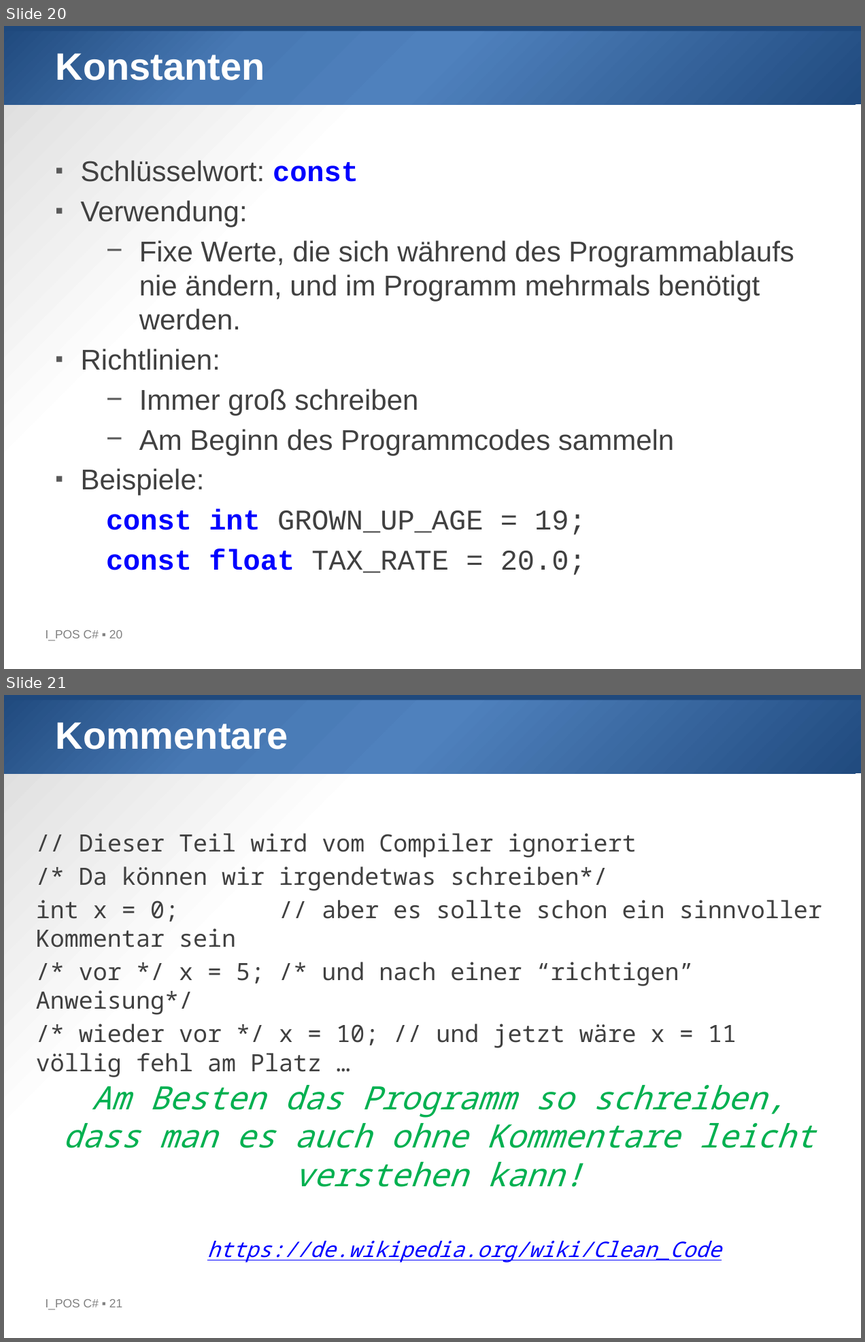
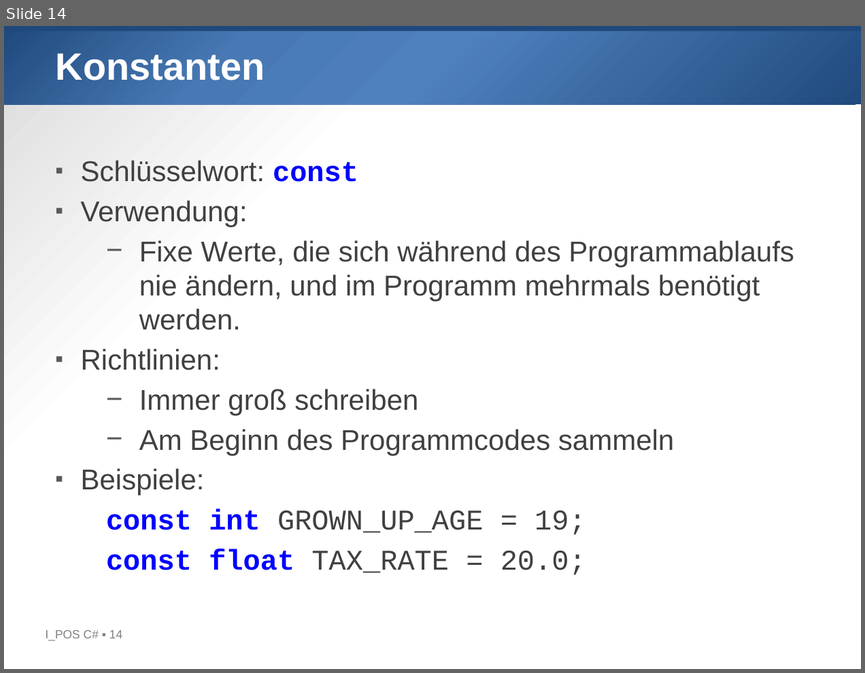
Before and after one commit to htl-leo-prog-1/examples-ha, a slide deck: 02_Variablen/02_Variablen.pptx. Shown one above the other, each under a label of ours: slides 20 and 21 before the commit, slide 14 after it. The pictures are 865x1342 and 865x673 pixels, drawn with LibreOffice and Linux fonts; fonts in the diff are those of the drawing; background and template pictures are left out. Boxes give left, top, right and bottom in pixels: in the first picture for what was removed or moved away, otherwise in the second. Text is boxed around its words. In the diff, an @@ line names an element or a change of style, - is before the commit and + after.

```diff
--- a/02_Variablen/02_Variablen.pptx
+++ b/02_Variablen/02_Variablen.pptx
@@ slide 21 removed at (4, 695, 861, 1338), background gradient #FFFFFF to #D9D9D9; not listed: 3 template elements that a slide beside it also shows @@
@@ title removed at (56, 722, 288, 749) @@
-Kommentare
@@ text removed at (36, 833, 822, 1077) @@
-// Dieser Teil wird vom Compiler ignoriert
-/* Da können wir irgendetwas schreiben*/
-int x = 0; // aber es sollte schon ein sinnvoller Kommentar sein
-/* vor */ x = 5; /* und nach einer “richtigen” Anweisung*/
-/* wieder vor */ x = 10; // und jetzt wäre x = 11 völlig fehl am Platz …
@@ text removed at (62, 1085, 815, 1262) @@
-Am Besten das Programm so schreiben, dass man es auch ohne Kommentare leicht verstehen kann!
-  https://de.wikipedia.org/wiki/Clean_Code
@@ what was slide 20 is now slide 14 @@
@@ text at (45, 630, 122, 641): text changed @@
-I_POS C# ▪ 20
+I_POS C# ▪ 14
```
Also in this commit, not shown: 1 slide added, 7 other slides removed, 6 other files.
